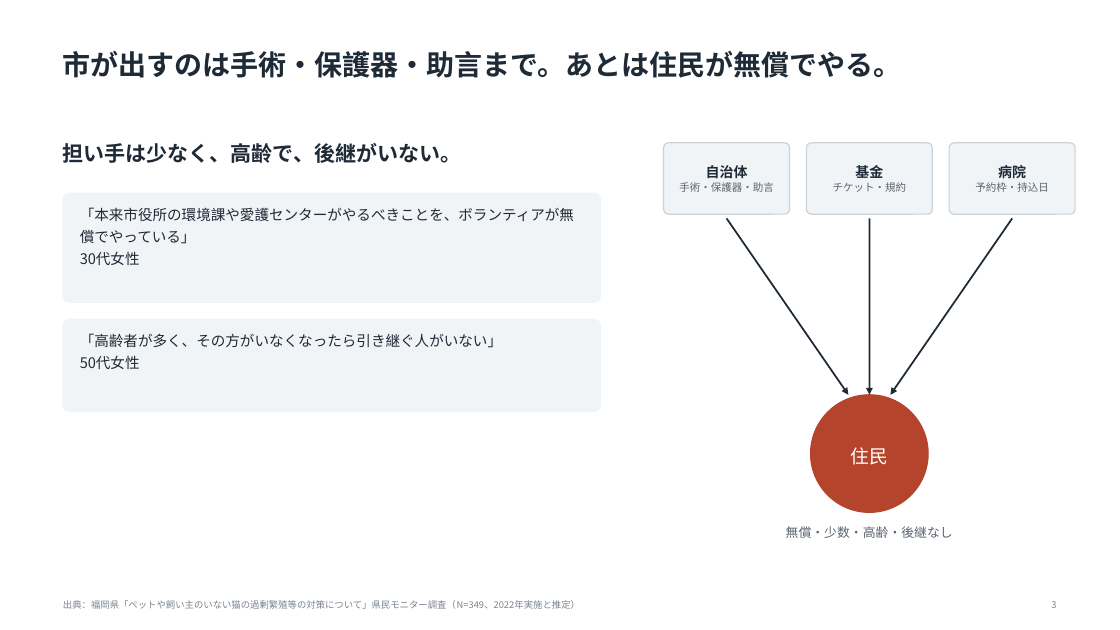
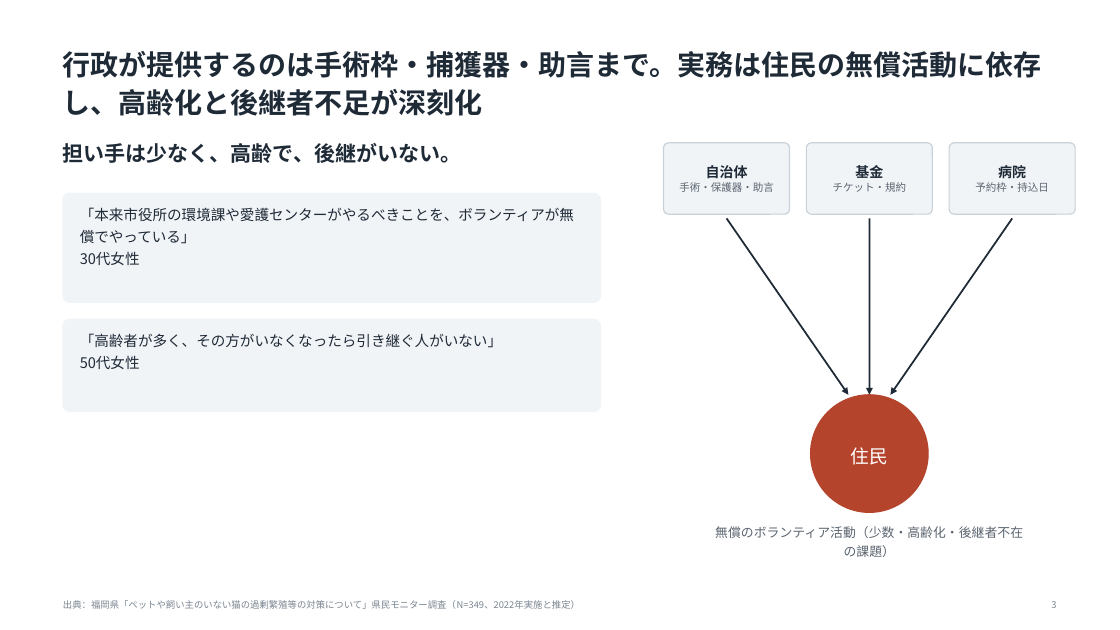
Before and after one commit to tsurutontan634/VORN, a slide deck: slide 3 of docs/deck3/nekonote_VORN2026.pptx. Drawn at 1120x630 pixels with LibreOffice and Linux fonts; fonts in the diff are those of the drawing. Boxes give left, top, right and bottom in pixels: in the first picture for what was removed or moved away, otherwise in the second. Text is boxed around its words. In the diff, an @@ line names an element or a change of style, - is before the commit and + after.

```diff
--- a/docs/deck3/nekonote_VORN2026.pptx
+++ b/docs/deck3/nekonote_VORN2026.pptx
@@ text at [63, 51, 1042, 116]: text changed @@
-市が出すのは手術・保護器・助言まで。あとは住民が無償でやる。
+行政が提供するのは手術枠・捕獲器・助言まで。実務は住民の無償活動に依存し、高齢化と後継者不足が深刻化
@@ text at [715, 526, 1023, 557]: text changed @@
-無償・少数・高齢・後継なし
+無償のボランティア活動（少数・高齢化・後継者不在の課題）
```
Also in this commit, not shown: 17 other slides changed, 5 other files.
